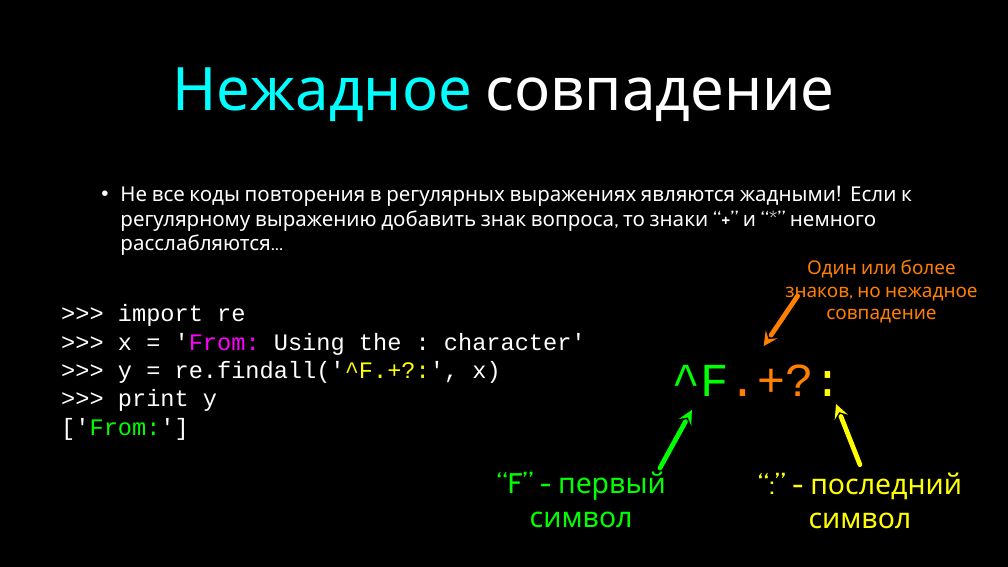
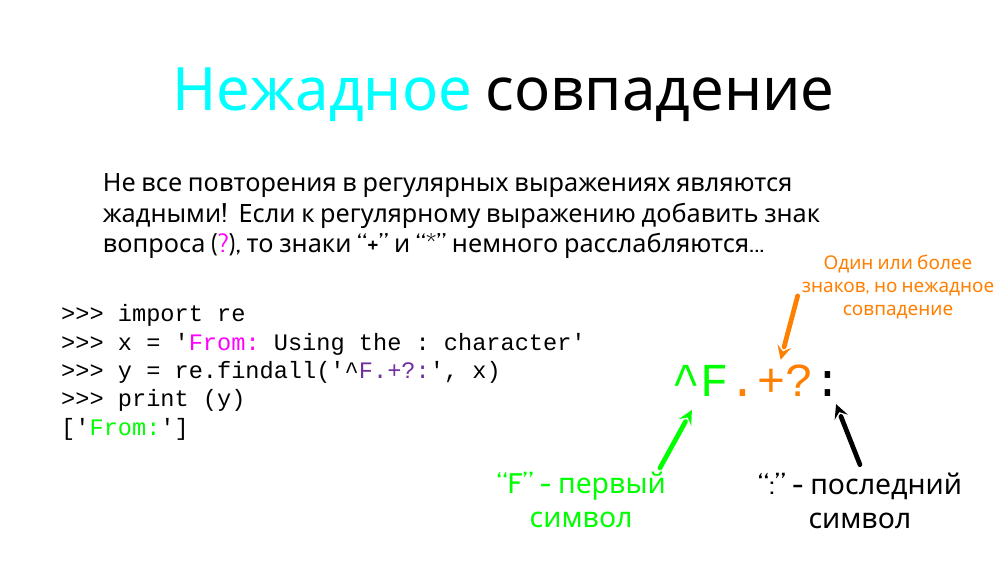
Before and after one commit to maxchv/LearnPython, a slide deck: slide 28 of week06/Strings.pptx. Drawn at 1008x567 pixels with LibreOffice and Linux fonts; fonts in the diff are those of the drawing. Boxes give left, top, right and bottom in pixels: in the first picture for what was removed or moved away, otherwise in the second. Text is boxed around its words. In the diff, an @@ line names an element or a change of style, - is before the commit and + after.

```diff
--- a/week06/Strings.pptx
+++ b/week06/Strings.pptx
@@ background #000000 to #FFFFFF @@
@@ title "Нежадное совпадение" at [173, 67, 834, 121]: text colour #FFFFFF to #000000 in "совпадение" @@
@@ text at [103, 173, 820, 258]: text changed; size 26 to 32 pt; text colour #FFFFFF to #000000 @@
-• Не все коды повторения в регулярных выражениях являются жадными! Если к регулярному выражению добавить знак вопроса, то знаки “+” и “*” немного расслабляются...
+• Не все повторения в регулярных выражениях являются жадными! Если к регулярному выражению добавить знак вопроса (?), то знаки “+” и “*” немного расслабляются...
@@ text "Один или более знаков, но ...": place and size @@
-text "Один или более знаков, но ..." at [785, 259, 978, 323]
+text "Один или более знаков, но ..." at [802, 254, 995, 319]
@@ arrow moved from (764, 346) - (798, 296) to (781, 360) - (798, 296) @@
@@ text at [61, 304, 586, 440]: text colour #FFFFFF to #000000 in ">>> import re", ">>> x = 'From: Using the : ...", ">>> y = re.findall('^F.+?:', x)", "['From:']"; text colour #FFFF00 to #000000, text colour #FFFF00 to #7030A0 in "re.findall('^F.+?:'," @@
@@ text "^F.+?:" at [672, 364, 842, 410]: text colour #FFFF00 to #000000 in "^F.+?:" @@
@@ text at [118, 389, 246, 411]: text changed; text colour #FFFFFF to #000000 @@
->>> print y
+>>> print (y)
@@ arrow (836, 404) - (860, 464): stroke #FFFF00 6 pt to #000000 6 pt @@
@@ text "“:” - последний символ" at [809, 472, 962, 529]: text colour #FFFF00 to #000000 @@
```
Also in this commit, not shown: 17 other slides changed, 2 other files.
